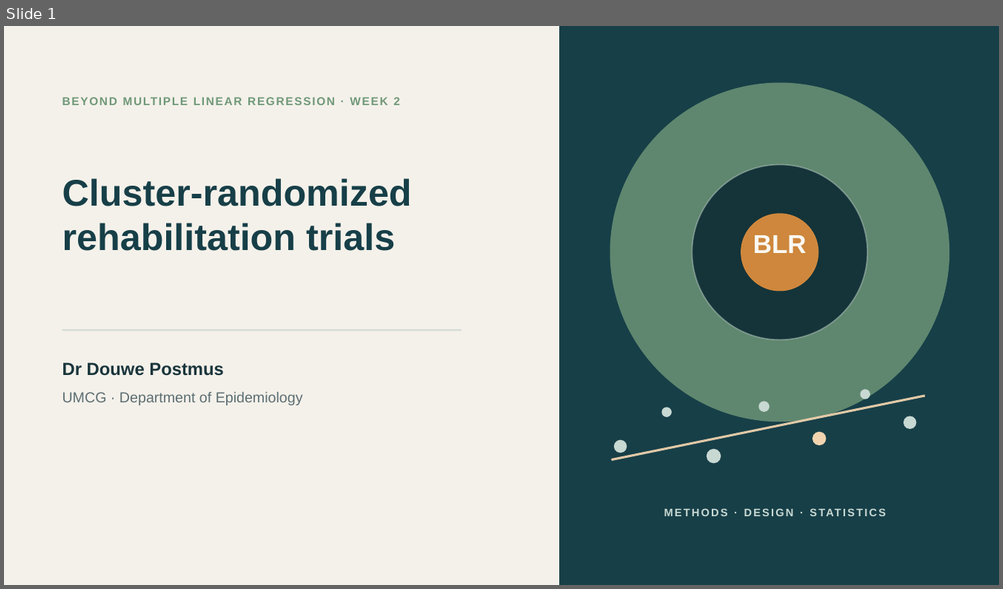
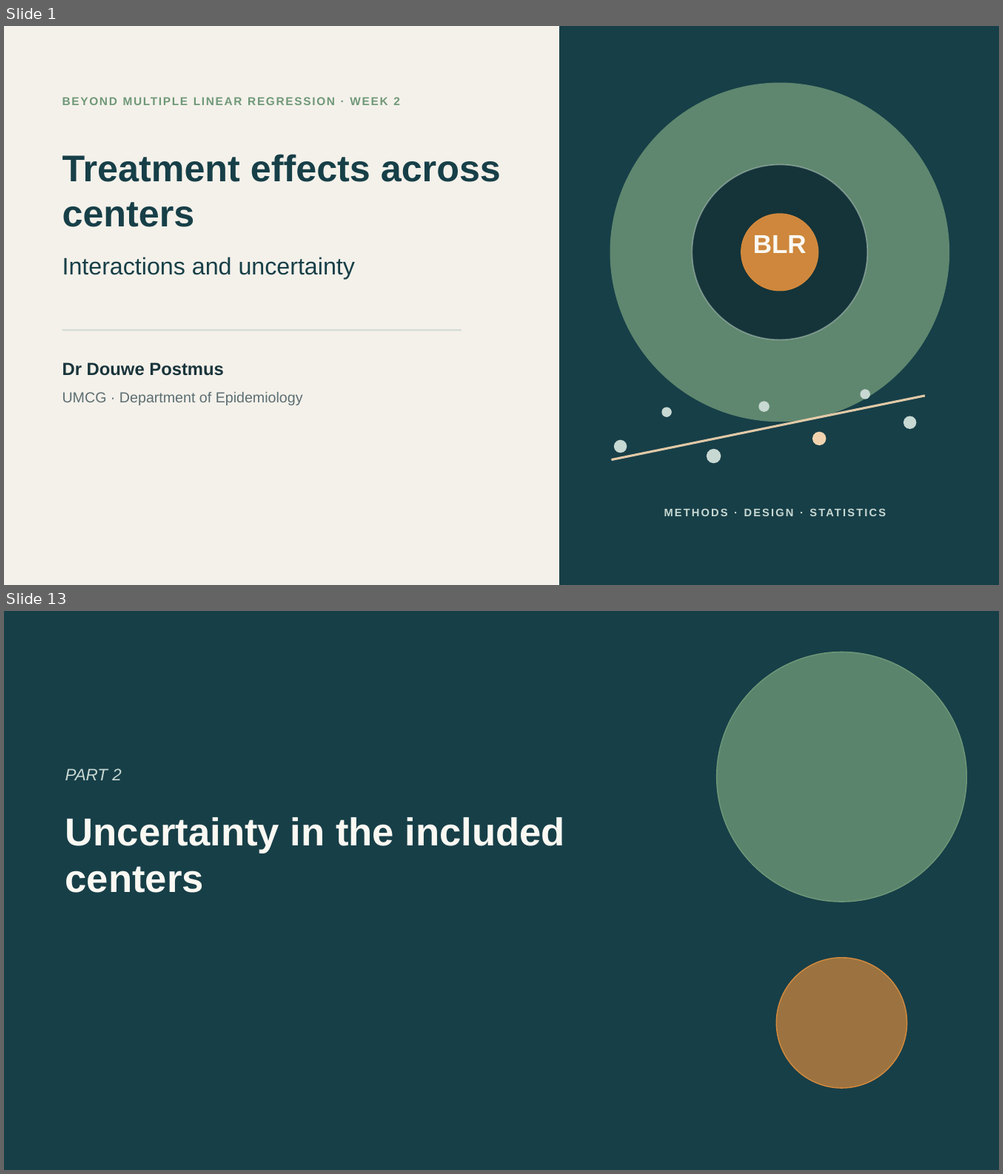
Before and after one commit to Postmus/BeyondMLR, a slide deck: lectures_2627/week2/Beyond_MLR_Week_2.pptx. Shown one above the other, each under a label of ours: slide 1 before the commit, slides 1 and 13 after it; the slides between them are not shown. The pictures are 1003x589 and 1003x1174 pixels, drawn with LibreOffice and Linux fonts; fonts in the diff are those of the drawing. Boxes give left, top, right and bottom in pixels: in the first picture for what was removed or moved away, otherwise in the second. Text is boxed around its words. In the diff, an @@ line names an element or a change of style, - is before the commit and + after.

Commit message:
Develop Week 2 lecture on treatment interactions and uncertainty

```diff
--- a/lectures_2627/week2/Beyond_MLR_Week_2.pptx
+++ b/lectures_2627/week2/Beyond_MLR_Week_2.pptx
@@ slide 13 added at (4,611,999,1170), background #173F48 @@
@@ ellipse added at (717,652,967,902), fill #6F9878 at 78% opacity, outline #6F9878 1 pt @@
@@ text added at (65,769,121,780), 16 pt, text #C8D8D2, italic @@
+PART 2
@@ text added at (65,817,565,893), 37.7 pt, text #FAF8F2, bold @@
+Uncertainty in the included centers
@@ ellipse added at (777,958,907,1088), fill #D58A3D at 70% opacity, outline #D58A3D 1 pt @@
@@ slide 1 changed as well @@
@@ text at (62,154,501,227): text changed @@
-Cluster-randomized rehabilitation trials
+Treatment effects across centers
@@ text added at (62,257,355,279), 23 pt, text #173F48 @@
+Interactions and uncertainty
```
Also in this commit, not shown: 24 other slides added, 8 slides removed, 53 other files.
